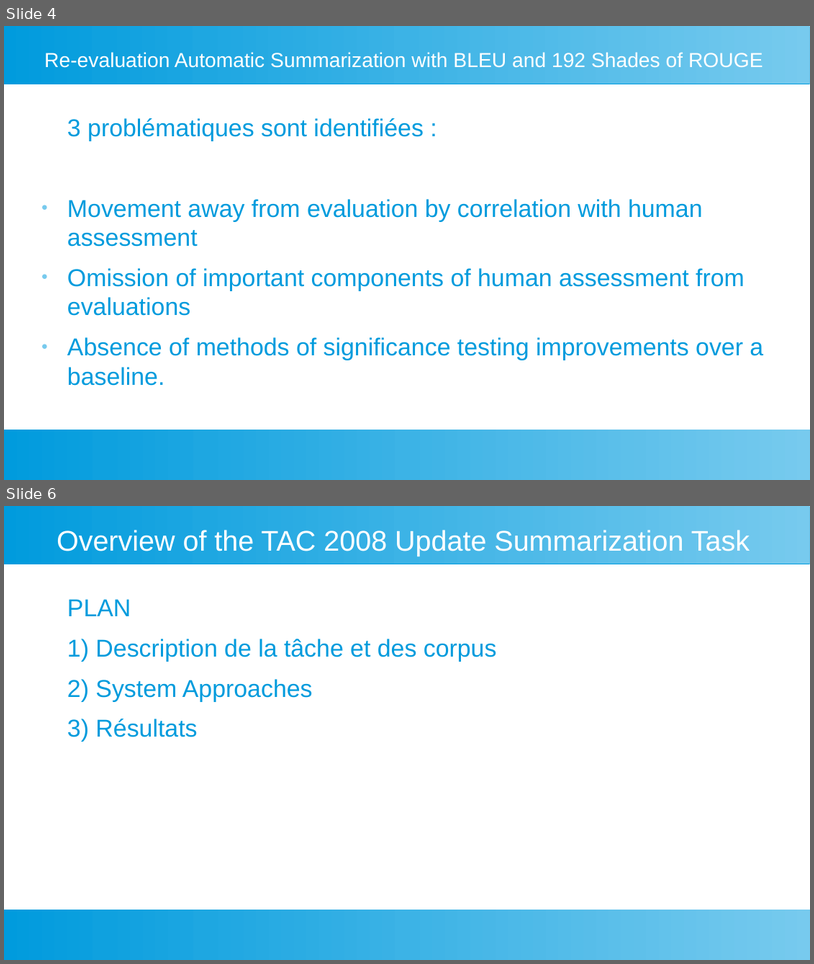
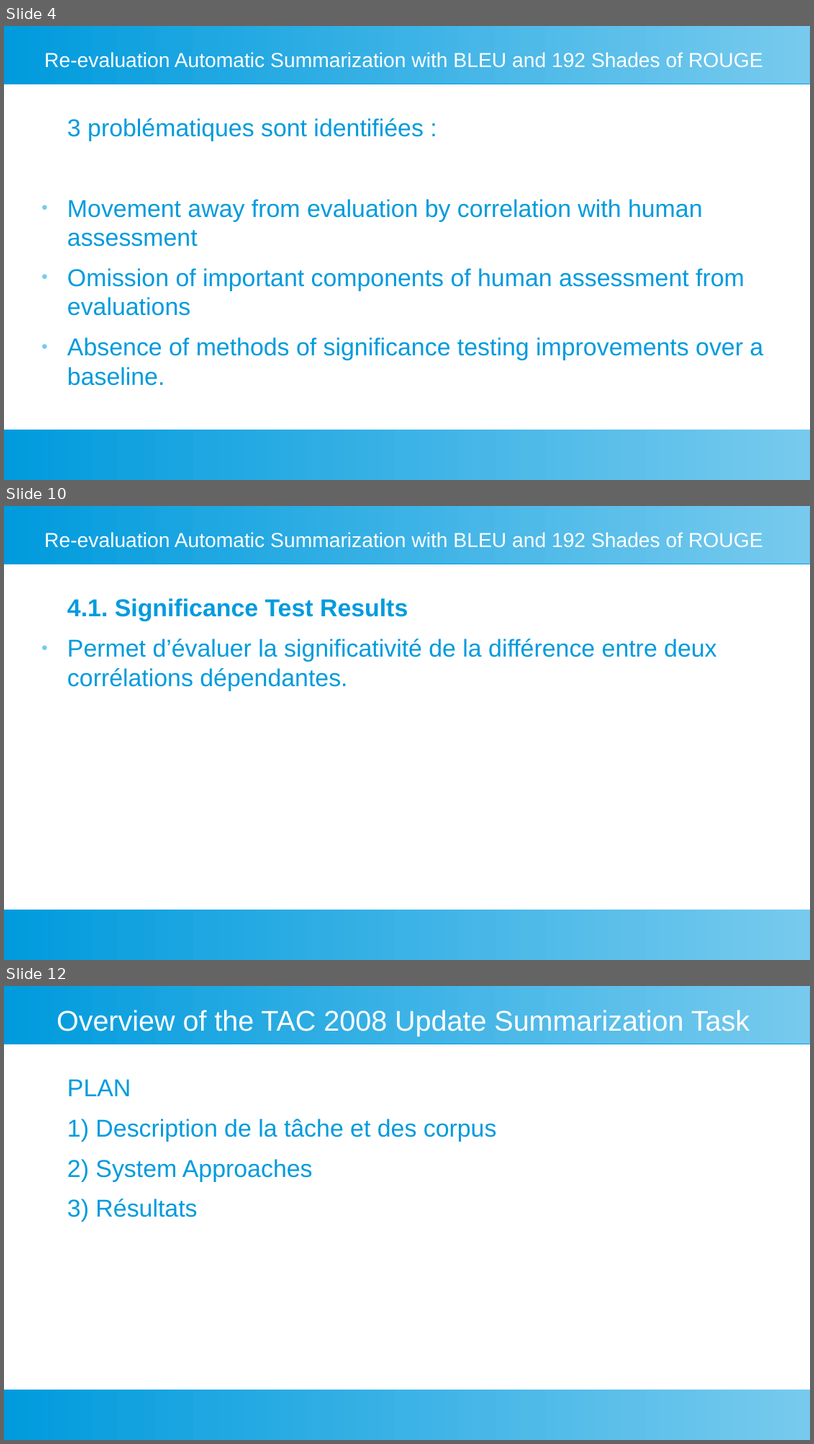
Before and after one commit to fannybachey/stage_2024, a slide deck: presentation/presentation_2.odp. Shown one above the other, each under a label of ours: slides 4 and 6 before the commit, slides 4, 10 and 12 after it; the slides between them are not shown. The pictures are 814x964 and 814x1444 pixels, drawn with LibreOffice and Linux fonts; fonts in the diff are those of the drawing. Boxes give left, top, right and bottom in pixels: in the first picture for what was removed or moved away, otherwise in the second. Text is boxed around its words. In the diff, an @@ line names an element or a change of style, - is before the commit and + after.

```diff
--- a/presentation/presentation_2.odp
+++ b/presentation/presentation_2.odp
@@ slide 10 added at bbox=[4, 506, 810, 960], background #FFFFFF; not listed: 2 template elements that a slide beside it also shows @@
@@ title added at bbox=[44, 532, 764, 548], 20 pt, text #FFFFFF @@
+Re-evaluation Automatic Summarization with BLEU and 192 Shades of ROUGE
@@ text added at bbox=[67, 598, 717, 690], 24 pt, text #009BDD @@
+4.1. Significance Test Results
+● Permet d’évaluer la significativité de la différence entre deux corrélations dépendantes.
@@ what was slide 6 is now slide 12 @@
```
Also in this commit, not shown: 1 slide changed, 5 other slides added, 4 other files.
